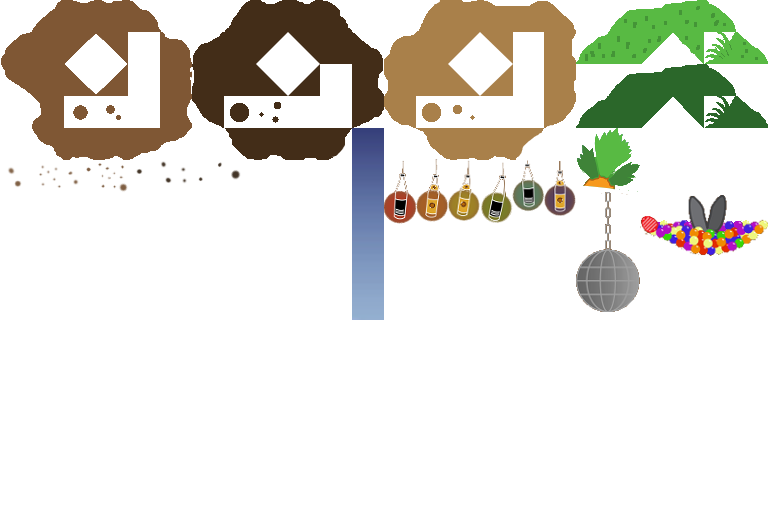
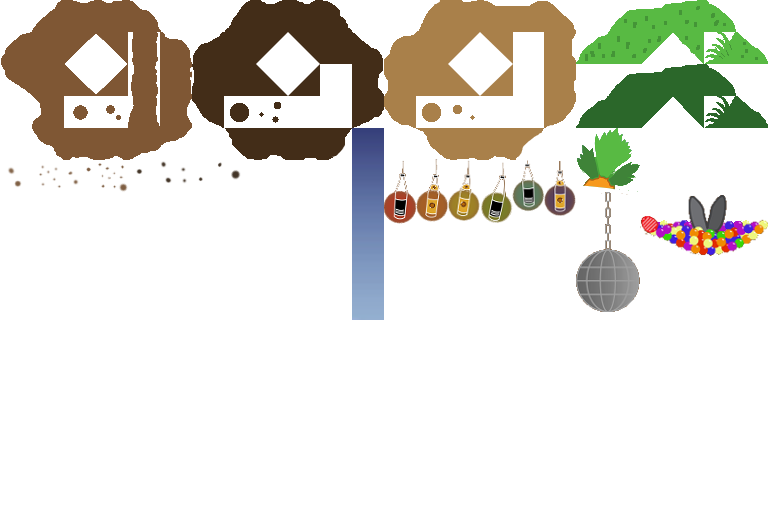
Two versions of the same layered image (768×512). Layer-by-layer changes:
painted on "boden" over [128, 32, 160, 128]
